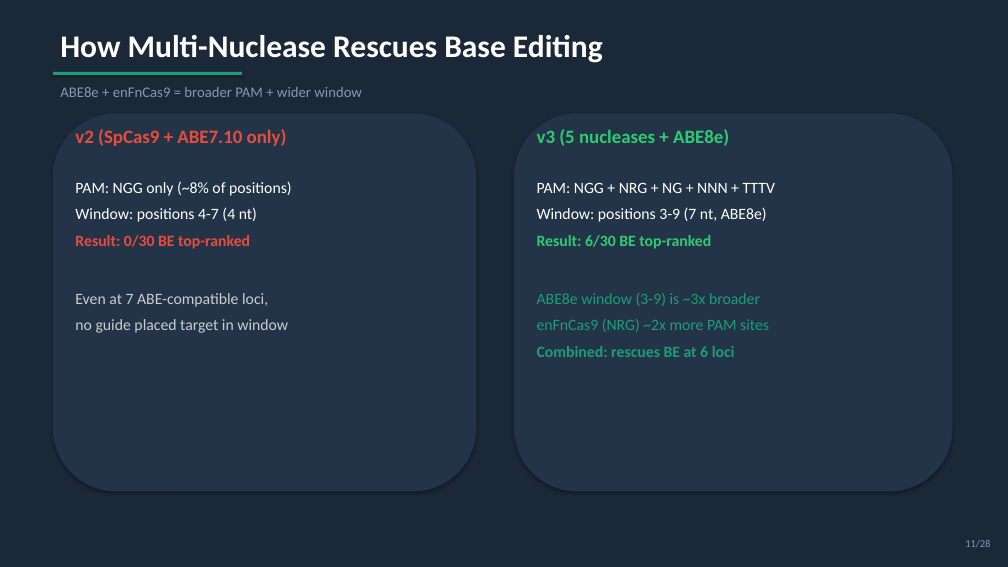
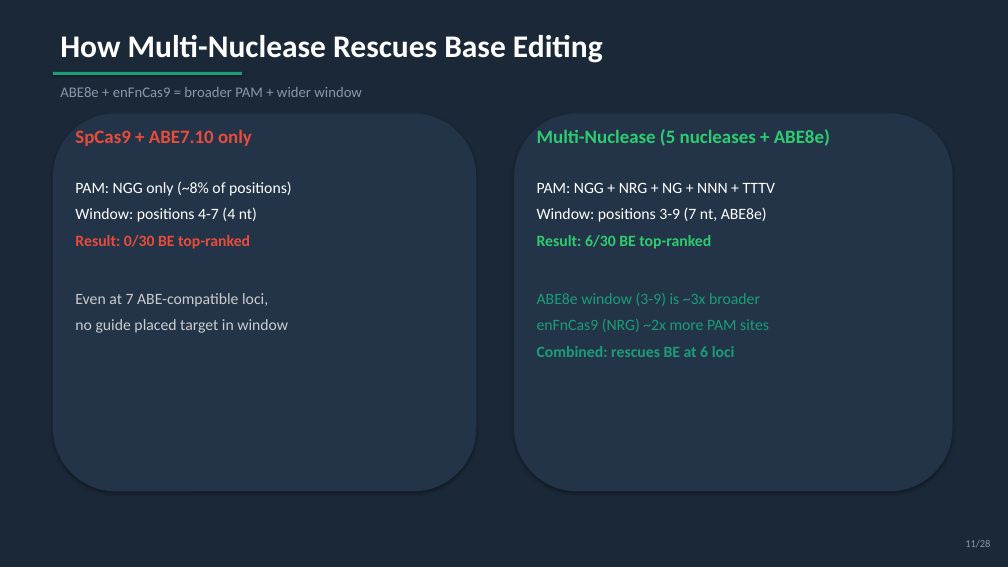
Before and after one commit to visvikbharti/CRISPRArchitect, a slide deck: slide 11 of paper/CRISPRArchitect_v3_LabMeeting.pptx. Drawn at 1008x567 pixels with LibreOffice and Linux fonts; fonts in the diff are those of the drawing. Boxes give left, top, right and bottom in pixels: in the first picture for what was removed or moved away, otherwise in the second. Text is boxed around its words. In the diff, an @@ line names an element or a change of style, - is before the commit and + after.

```diff
--- a/paper/CRISPRArchitect_v3_LabMeeting.pptx
+++ b/paper/CRISPRArchitect_v3_LabMeeting.pptx
@@ text at [75, 129, 252, 146]: text changed @@
-v2 (SpCas9 + ABE7.10 only)
+SpCas9 + ABE7.10 only
@@ text at [537, 129, 830, 146]: text changed @@
-v3 (5 nucleases + ABE8e)
+Multi-Nuclease (5 nucleases + ABE8e)
```
Also in this commit, not shown: 11 other slides changed, 19 other files.
